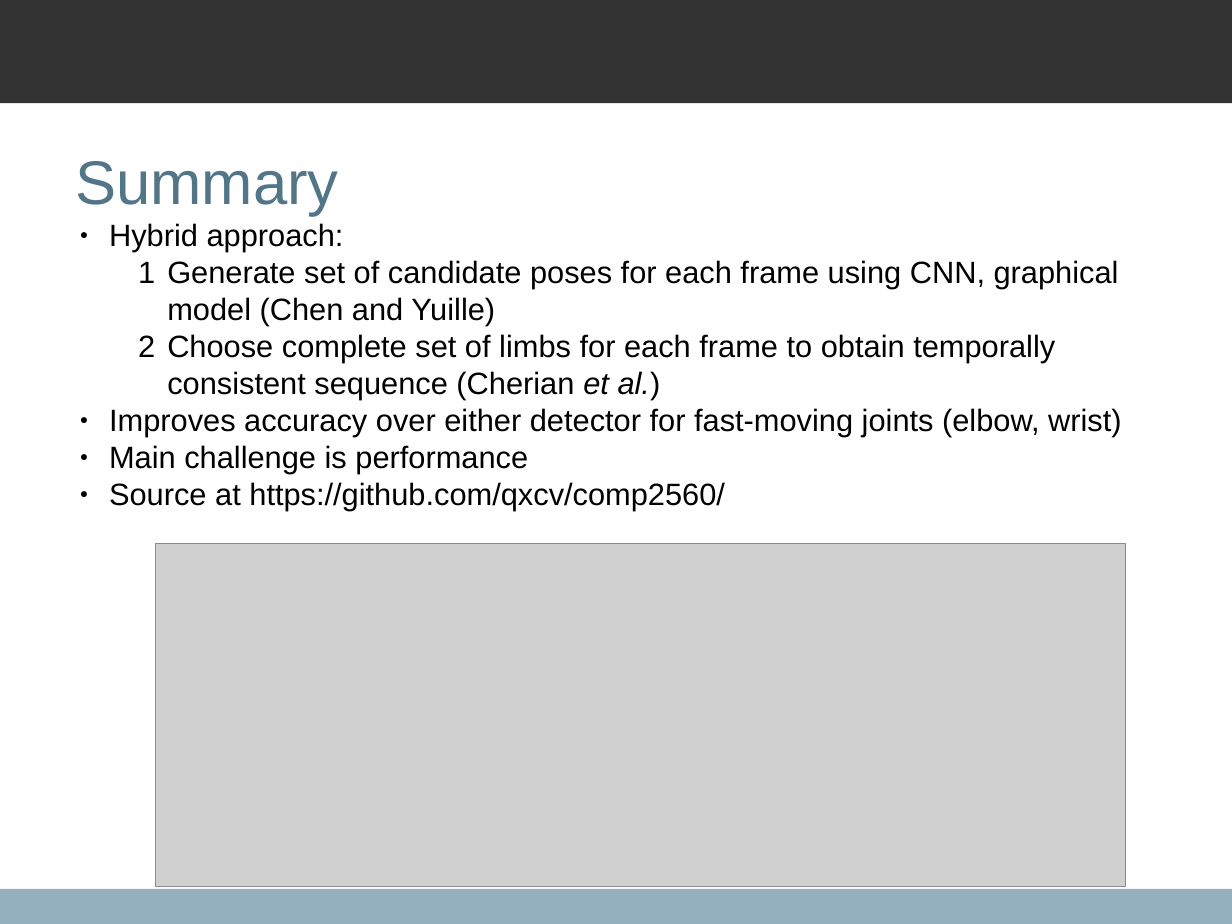
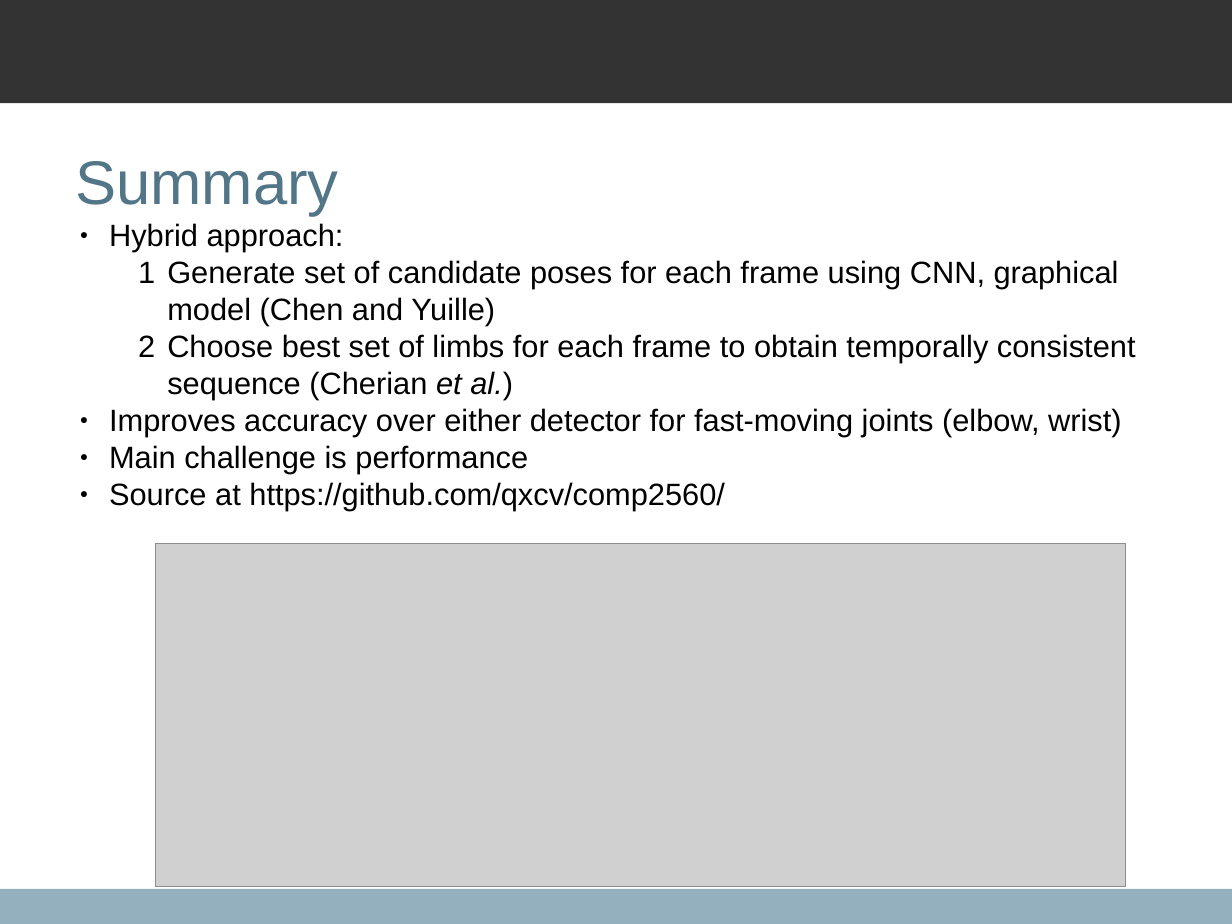
Before and after one commit to qxcv/comp2560, a slide deck: slide 11 of presentation/presentation.odp (slide 13 before the commit). Drawn at 1232x924 pixels with LibreOffice and Linux fonts; fonts in the diff are those of the drawing; grey boxes stand for pictures; background and template pictures are left out. Boxes give left, top, right and bottom in pixels: in the first picture for what was removed or moved away, otherwise in the second. Text is boxed around its words. In the diff, an @@ line names an element or a change of style, - is before the commit and + after.

```diff
--- a/presentation/presentation.odp
+++ b/presentation/presentation.odp
@@ text at <box>167,334,1136,400</box>: text changed @@
-    2 Choose complete set of limbs for each frame to obtain temporally consistent sequence (Cherian et al.)
+    2 Choose best set of limbs for each frame to obtain temporally consistent sequence (Cherian et al.)
```
Also in this commit, not shown: 3 other slides changed.
